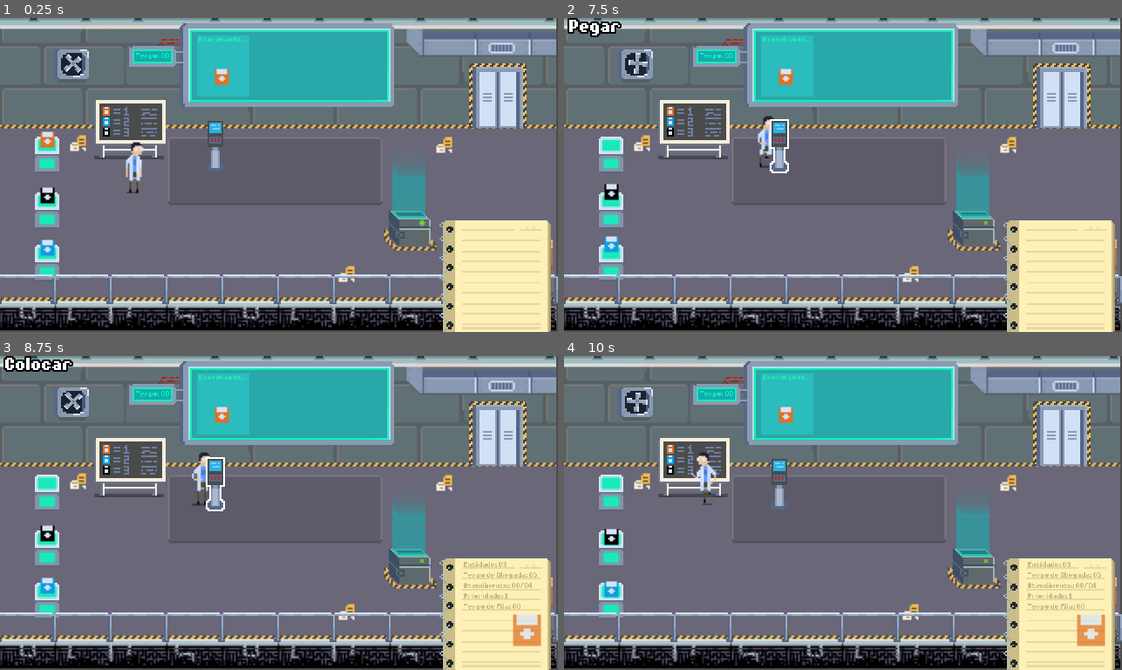
Above: before the commit, frames 1-4 (two rows, left to right).
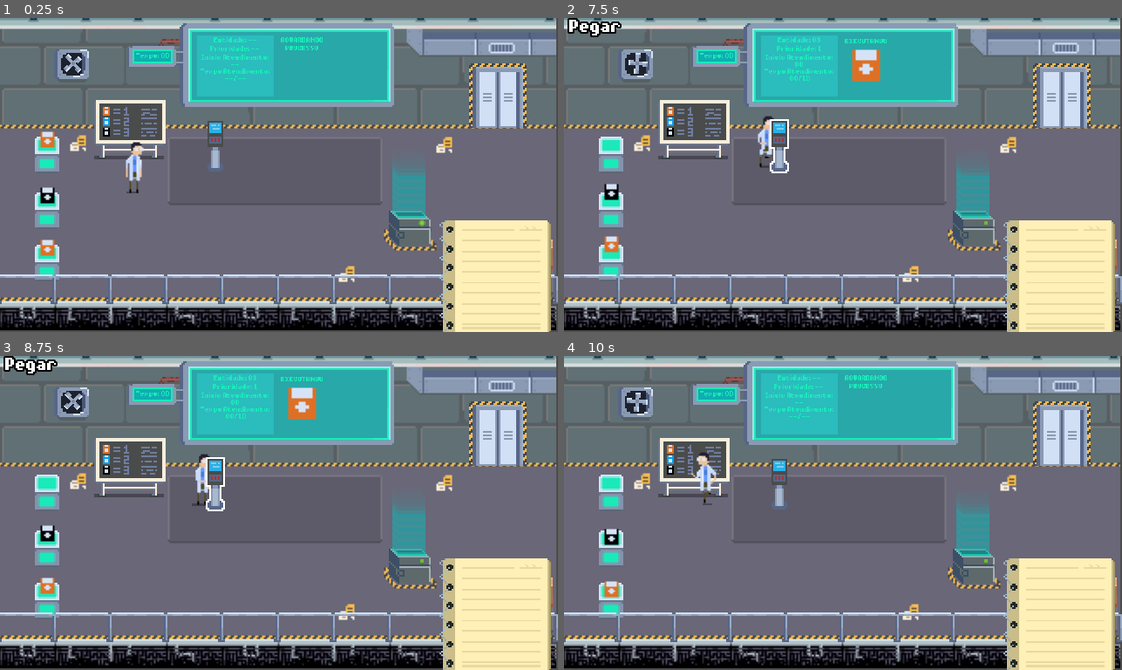
Above: after the commit, the same moments.

Repository: RohrGM/CPU-Quest
Game: Godot game, scene res://scene/Game.tscn
The game is run twice, just before and just after one commit, with the same random seed, the same clock (stepped at 60 frames per second) and the same inputs.
Inputs:
- Up to frame 1 (0.25 s): no input
- Up to frame 2 (7.5 s): hold Space (interact) 0.53-1.28 s; hold W (move_up) 0.53-2.03 s; tap Space (interact) every 1.5 s from 1.35 to 7.35 s; hold Space (interact) 2.03-2.78 s; hold A (move_left) 2.03-3.53 s; hold S (move_down) 3.53-4.28 s; hold Space (interact) 3.53-4.28 s; hold D (move_right) 4.28-5.03 s; hold W (move_up) 5.03-5.78 s; hold Space (interact) 5.03-5.78 s; hold D (move_right) from 5.78 s (still down); hold Space (interact) 6.53-7.28 s
- Up to frame 3 (8.75 s): release D (move_right) at 8.03 s; hold S (move_down) from 8.03 s (still down); hold Space (interact) from 8.03 s (still down)
- Up to frame 4 (10 s): release S (move_down) at 8.78 s; release Space (interact) at 8.78 s; hold A (move_left) 8.78-9.53 s; tap Space (interact) at 8.85 s; hold W (move_up) from 9.53 s (still down); hold Space (interact) from 9.53 s (still down)

The runs differ from the first frame. In frame 1, 0.7% of the frame differs, in the area x 7-58%, y 6-76%; in frame 2, 1.2%; in frame 3, 2.5%, in the area x 0-98%, y 0-93%; in frame 4, 1.5%.

Commit message:
terminal view

Diff:
--- a/packgescene/Controller.tscn
+++ b/packgescene/Controller.tscn
@@ -4,8 +4,8 @@
 [ext_resource path="res://assets/img/gameDeniro.png" type="Texture" id=2]
 [ext_resource path="res://script/packege/Controller.gd" type="Script" id=3]
 [ext_resource path="res://assets/font/TerminalFont.tres" type="DynamicFont" id=4]
-[ext_resource path="res://assets/img/card_1.png" type="Texture" id=5]
 [ext_resource path="res://script/shader/jitter.gdshader" type="Shader" id=6]
+[ext_resource path="res://script/packege/Terminal.gd" type="Script" id=7]
 
 [sub_resource type="AtlasTexture" id=6]
 atlas = ExtResource( 2 )
@@ -75,6 +75,7 @@
 
 [node name="Terminal" type="Node2D" parent="."]
 position = Vector2( 42, -59 )
+script = ExtResource( 7 )
 
 [node name="Sprite" type="AnimatedSprite" parent="Terminal"]
 frames = SubResource( 4 )
@@ -102,27 +103,95 @@
 [node name="Box1" type="ColorRect" parent="Terminal"]
 margin_left = -52.0
 margin_top = -17.0
-margin_right = -22.0
+margin_right = -8.0
 margin_bottom = 18.0
 color = Color( 0.172549, 0.741176, 0.745098, 1 )
 
-[node name="Label" type="Label" parent="Terminal/Box1"]
-margin_right = 75.0
-margin_bottom = 13.0
-rect_scale = Vector2( 0.4, 0.4 )
-custom_colors/font_color = Color( 0.105882, 0.921569, 0.733333, 1 )
-custom_fonts/font = ExtResource( 4 )
-text = "Executando..."
-align = 1
-valign = 1
-
-[node name="TextureRect" type="TextureRect" parent="Terminal/Box1"]
+[node name="Status" type="Label" parent="Terminal/Box1"]
+margin_left = 43.0
+margin_top = 1.0
+margin_right = 130.0
+margin_bottom = 14.0
+rect_scale = Vector2( 0.4, 0.4 )
+custom_colors/font_color = Color( 0.105882, 0.921569, 0.733333, 1 )
+custom_fonts/font = ExtResource( 4 )
+text = "Aguardando Processo"
+align = 1
+valign = 1
+autowrap = true
+uppercase = true
+
+[node name="Card" type="TextureRect" parent="Terminal/Box1"]
 material = SubResource( 9 )
-margin_left = 6.0
-margin_top = 16.0
-margin_right = 22.0
+margin_left = 44.0
+margin_top = 2.0
+margin_right = 60.0
+margin_bottom = 18.0
+rect_scale = Vector2( 2, 2 )
+
+[node name="Id" type="Label" parent="Terminal/Box1"]
+margin_top = 1.0
+margin_right = 110.0
+margin_bottom = 10.0
+rect_scale = Vector2( 0.4, 0.4 )
+custom_colors/font_color = Color( 0.105882, 0.921569, 0.733333, 1 )
+custom_fonts/font = ExtResource( 4 )
+text = "Entidade: --"
+align = 1
+valign = 1
+
+[node name="Priority" type="Label" parent="Terminal/Box1"]
+margin_top = 6.0
+margin_right = 110.0
+margin_bottom = 15.0
+rect_scale = Vector2( 0.4, 0.4 )
+custom_colors/font_color = Color( 0.105882, 0.921569, 0.733333, 1 )
+custom_fonts/font = ExtResource( 4 )
+text = "Prioridade: --"
+align = 1
+
+[node name="InitT" type="Label" parent="Terminal/Box1"]
+margin_top = 11.0
+margin_right = 110.0
+margin_bottom = 20.0
+rect_scale = Vector2( 0.4, 0.4 )
+custom_colors/font_color = Color( 0.105882, 0.921569, 0.733333, 1 )
+custom_fonts/font = ExtResource( 4 )
+text = "Inicio Atendimento:"
+align = 1
+
+[node name="InitT2" type="Label" parent="Terminal/Box1"]
+margin_top = 19.0
+margin_right = 110.0
+margin_bottom = 28.0
+rect_scale = Vector2( 0.4, 0.4 )
+custom_colors/font_color = Color( 0.105882, 0.921569, 0.733333, 1 )
+custom_fonts/font = ExtResource( 4 )
+text = "Tempo Atendimento:"
+align = 1
+
+[node name="Init" type="Label" parent="Terminal/Box1"]
+margin_top = 15.0
+margin_right = 110.0
+margin_bottom = 24.0
+rect_scale = Vector2( 0.4, 0.4 )
+custom_colors/font_color = Color( 0.105882, 0.921569, 0.733333, 1 )
+custom_fonts/font = ExtResource( 4 )
+text = "--"
+align = 1
+valign = 1
+
+[node name="Service" type="Label" parent="Terminal/Box1"]
+margin_left = 1.0
+margin_top = 23.0
+margin_right = 108.0
 margin_bottom = 32.0
-texture = ExtResource( 5 )
+rect_scale = Vector2( 0.4, 0.4 )
+custom_colors/font_color = Color( 0.105882, 0.921569, 0.733333, 1 )
+custom_fonts/font = ExtResource( 4 )
+text = "--"
+align = 1
+valign = 1
 
 [node name="Panel" type="StaticBody2D" parent="."]
 
--- a/packgescene/Player.tscn
+++ b/packgescene/Player.tscn
@@ -307,7 +307,6 @@
 texture = ExtResource( 3 )
 hframes = 4
 vframes = 14
-frame = 2
 
 [node name="Shadow" type="Sprite" parent="Animation/Sprite"]
 modulate = Color( 1, 1, 1, 0.313726 )
--- a/project.godot
+++ b/project.godot
@@ -34,7 +34,6 @@
 
 window/size/width=320
 window/size/height=180
-window/size/fullscreen=true
 window/size/test_width=1280
 window/size/test_height=720
 window/stretch/mode="2d"
--- a/scene/Game.tscn
+++ b/scene/Game.tscn
@@ -24,7 +24,7 @@
 [sub_resource type="RectangleShape2D" id=2]
 extents = Vector2( 161, 1 )
 
-[node name="Game" type="Node2D"]
+[node name="Scenario" type="Node2D"]
 script = ExtResource( 14 )
 
 [node name="Background" type="Sprite" parent="."]
@@ -130,3 +130,8 @@
 [node name="Camera2D" type="Camera2D" parent="."]
 position = Vector2( 161, 91 )
 current = true
+
+[node name="Timer" type="Timer" parent="."]
+wait_time = 2.0
+
+[connection signal="timeout" from="Timer" to="." method="_on_Timer_timeout"]
--- a/script/model/CardModel.gd
+++ b/script/model/CardModel.gd
@@ -17,6 +17,13 @@
 	_service_time = service_time
 	_card_path = "res://assets/img/card_" + String(_priority) + ".png"
 	_run_time = 0
+
+func add_run_time(value: int) -> bool:
+	_run_time += value
+	return is_finish()
+
+func is_finish() -> bool:
+	return true if _run_time >= _service_time else false
 
 func get_id() -> int:
 	return _id
--- a/script/packege/Controller.gd
+++ b/script/packege/Controller.gd
@@ -4,12 +4,13 @@
 var _current_message: String
 var _take_message: String = "Pegar"
 var _drop_message: String = "Colocar"
-
 var _panel_sprite: Sprite
+var _time: int
+var _scenario: Node2D
 
 ####### PUBLIC ###########################################################
 func interaction(player: KinematicBody2D) -> void:
-	if _has_card():
+	if _has_card() and _card.is_finish():
 		_send_card(player)
 		return
 	player.send_card()
@@ -17,18 +18,32 @@
 func take_card(card: CardModel) -> void:
 	_card = card
 	_current_message = _take_message
+	_scenario.set_processing(true)
+	$Terminal.set_card(card, _time)
 
 func get_interaction_message() -> String:
 	return _current_message
 
+func set_timer(time: int) -> void:
+	_time = time
+	if _card:
+		if not _card.is_finish():
+			_card.add_run_time(1)
+			$Terminal.update_card(_card)
+			$Terminal.set_timer(_time)
+		else:
+			_scenario.set_processing(false)
+
 ####### PRIVATE ##########################################################
 func _ready():
 	_panel_sprite = $Panel/Sprite
+	_scenario = find_parent("Scenario")
 
 func _send_card(player: KinematicBody2D) -> void:
 	_current_message = _drop_message
 	player.take_card(_card)
 	_card = null
+	$Terminal.set_card(null, 0)
 
 func _has_card() -> bool:
 	if _card == null:
@@ -38,7 +53,7 @@
 ####### SIGNALS ##########################################################
 func _on_Area2D_body_entered(_body: Node) -> void:
 	if _body.is_in_group("Player"):
-		if not _body.has_card() and not _has_card():
+		if not _body.has_card() and not _has_card() or _body._has_finished_card():
 			_current_message = ''
 			return
 
--- a/script/packege/Game.gd
+++ b/script/packege/Game.gd
@@ -3,13 +3,28 @@
 var _pods: Array
 var _rng: RandomNumberGenerator
 var _total_pods: int
+var _time: int
+var _controller: Node2D
+var _processing: bool
+var _timer: Timer
 
 ####### PUBLIC ###########################################################
+func set_processing(status: bool) -> void:
+	_processing = status
+	if _processing and _timer.is_stopped():
+		_timer.start()
+	else:
+		_timer.stop()
+
 ####### PRIVATE ##########################################################
-func _ready():
+func _ready() -> void:
 	_pods = get_tree().get_nodes_in_group("Pod")
+	_controller = find_node("Controller")
 	_rng = RandomNumberGenerator.new()
+	_timer = $Timer
 	_total_pods = 0
+	_time = 0
+	_processing = false
 	for pod in _pods:
 		pod.take_card(_generate_card())
 
@@ -17,3 +32,7 @@
 	_total_pods += 1
 	return CardModel.new(5, _rng.randi_range(1, 3), _total_pods, _rng.randi_range(1, 10))
 ####### SIGNALS ##########################################################
+
+func _on_Timer_timeout() -> void:
+	_time += 1
+	_controller.set_timer(_time)
--- a/script/packege/Player.gd
+++ b/script/packege/Player.gd
@@ -27,7 +27,13 @@
 func has_card() -> bool:
 	if _card == null:
 		return false
+
 	return true
+
+func _has_finished_card() -> bool:
+	if _card == null:
+		return false
+	return _card.is_finish()
 
 ####### PRIVATE ##########################################################
 func _ready():
--- a/script/packege/PodScene.gd
+++ b/script/packege/PodScene.gd
@@ -39,7 +39,7 @@
 ####### SIGNALS ##########################################################
 func _on_Area2D_body_entered(_body: Node) -> void:
 	if _body.is_in_group("Player"):
-		if _body.has_card() and _has_card():
+		if _body.has_card() and _has_card() or _body._has_finished_card():
 			_current_message = ''
 			return
 
--- /dev/null
+++ b/script/packege/Terminal.gd
@@ -0,0 +1,38 @@
+extends Node2D
+
+
+var _card: CardModel
+var _card_texture: TextureRect
+var _id_label: Label
+var _init_label: Label
+var _service_label: Label
+var _priority_label: Label
+var _message_label: Label
+var _timer_label: Label
+var _status_label: Label
+
+func _ready() -> void:
+	_id_label = $Box1/Id
+	_init_label = $Box1/Init
+	_service_label = $Box1/Service
+	_priority_label = $Box1/Priority
+	_card_texture = $Box1/Card
+	_timer_label = $TimerSprite/Label
+	_status_label = $Box1/Status
+
+	set_card(null, 0)
+
+func set_card(card: CardModel, time: int) -> void:
+	_card_texture.texture = null if card == null else load(card.get_path_img())
+	_id_label.text = 'Entidade: --' if card == null else 'Entidade: %02d' % card.get_id()
+	_init_label.text = '--' if card == null else '%02d' % time
+	_service_label.text = '--/--' if card == null else '%02d/%02d' % [card.get_run(), card.get_service()]
+	_priority_label.text = 'Prioridade: --' if card == null else 'Prioridade: %d' % card.get_priority()
+	_status_label.text = "Aguardando Processo" if card == null else "Executando"
+
+func update_card(card: CardModel) -> void:
+	_service_label.text = '--/--' if card == null else '%02d/%02d' % [card.get_run(), card.get_service()]
+	_status_label.text = "Finalizado" if card.is_finish() else "Executando"
+
+func set_timer(time: int) -> void:
+	_timer_label.text = "Tempo: %02d" % time
